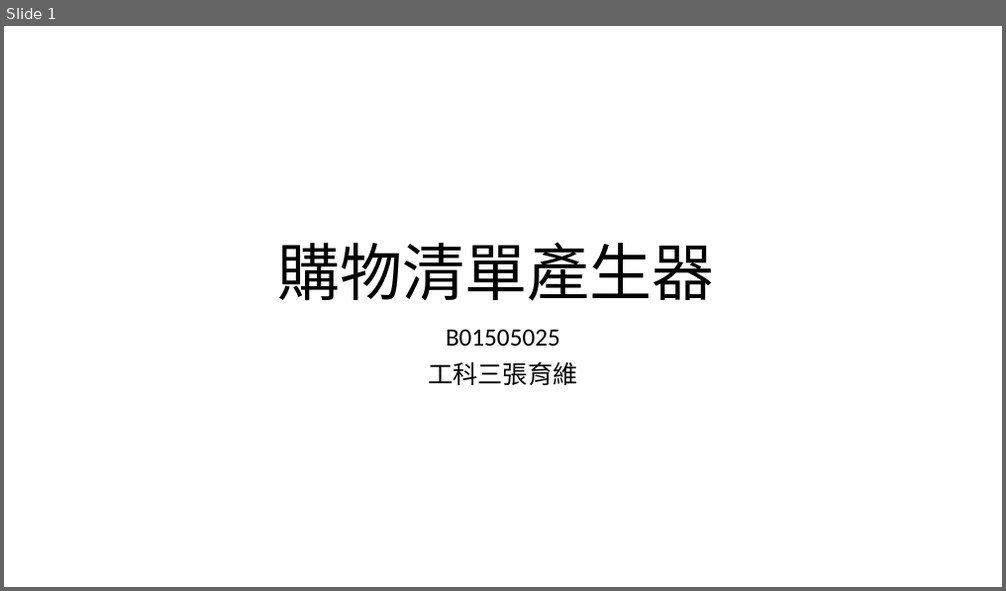
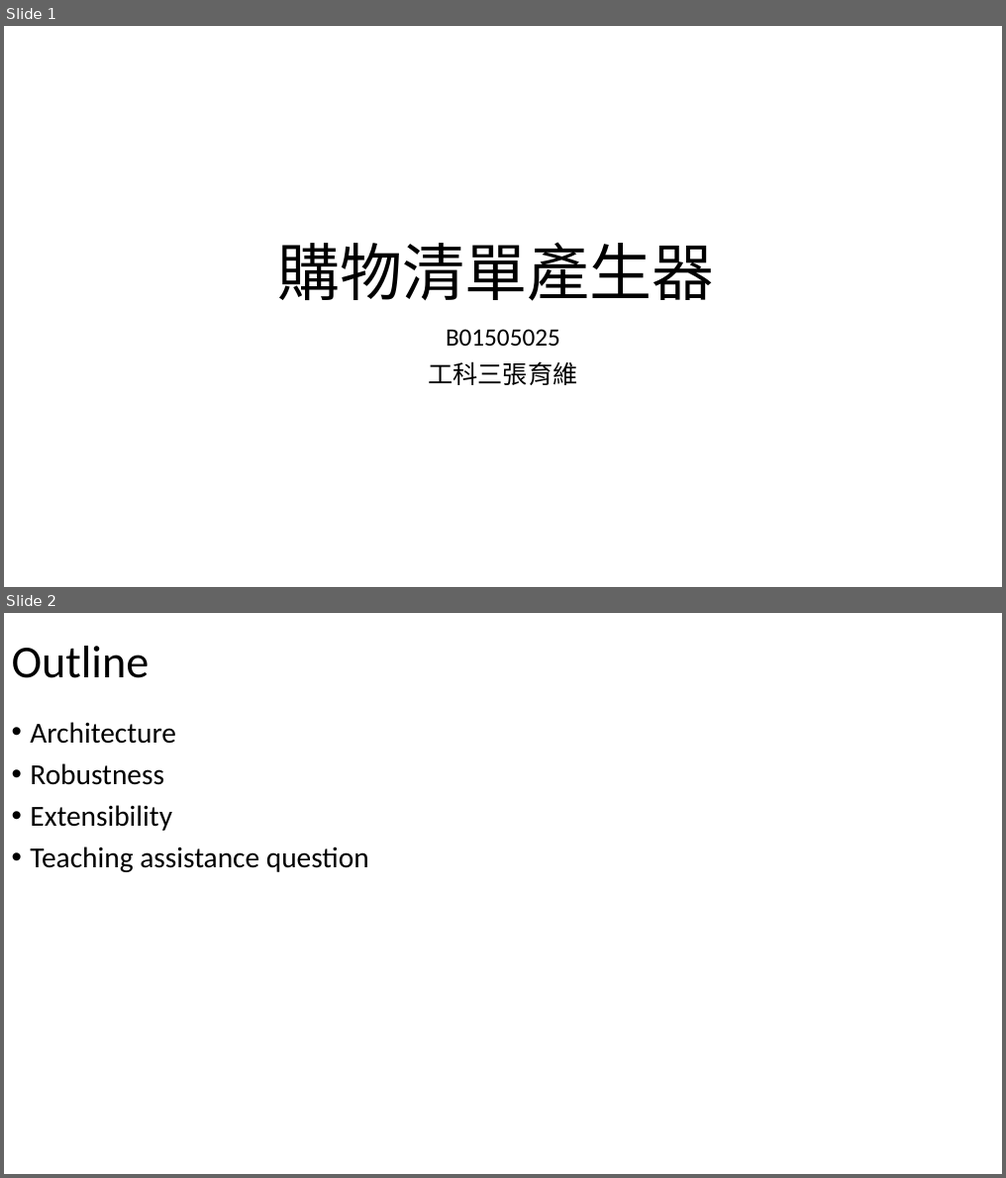
Before and after one commit to ernie55ernie/ShoppingCart, a slide deck: DM_PJ01_Counting.pptx. Shown one above the other, each under a label of ours: slide 1 before the commit, slides 1 and 2 after it. The pictures are 1006x591 and 1006x1178 pixels, drawn with LibreOffice and Linux fonts; fonts in the diff are those of the drawing. Boxes give left, top, right and bottom in pixels: in the first picture for what was removed or moved away, otherwise in the second. Text is boxed around its words. In the diff, an @@ line names an element or a change of style, - is before the commit and + after.

```diff
--- a/DM_PJ01_Counting.pptx
+++ b/DM_PJ01_Counting.pptx
@@ slide 2 added at (x1=4, y1=613, x2=1002, y2=1174), background #FFFFFF @@
@@ title added at (x1=12, y1=646, x2=150, y2=678), 44 pt, text #000000 @@
+Outline
@@ text added at (x1=30, y1=722, x2=369, y2=872), 28 pt, text #000000 @@
+• Architecture
+• Robustness
+• Extensibility
+• Teaching assistance question
```
Also in this commit, not shown: 4 slides changed, 2 other slides added, 7 other files.
